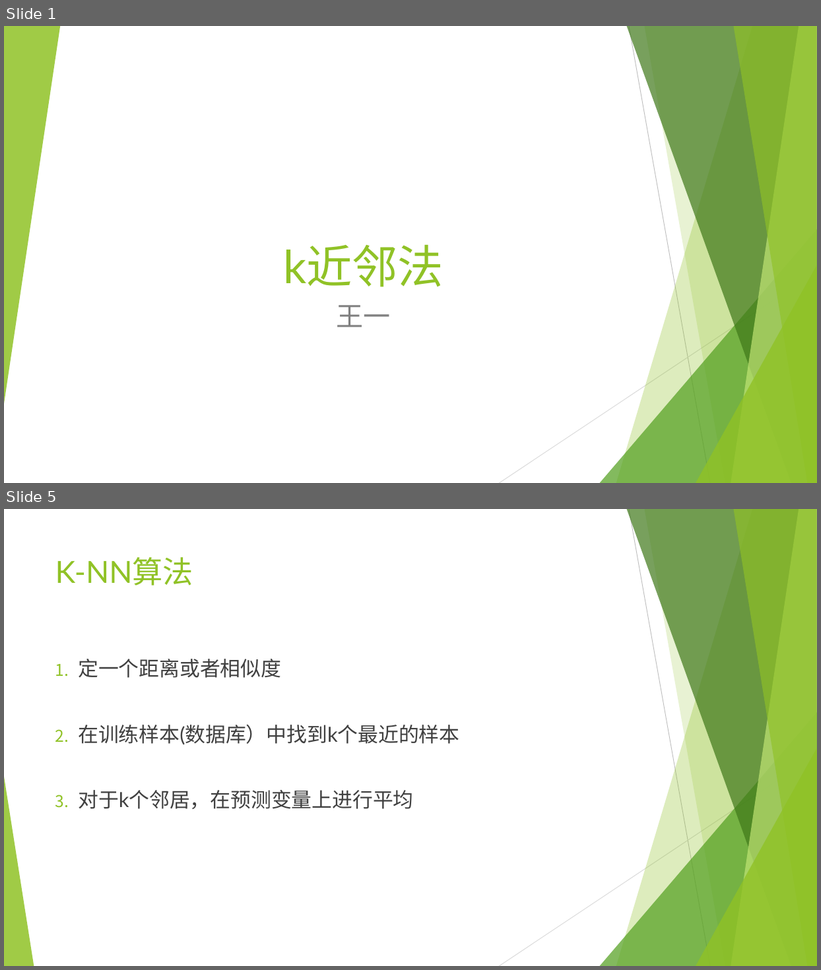
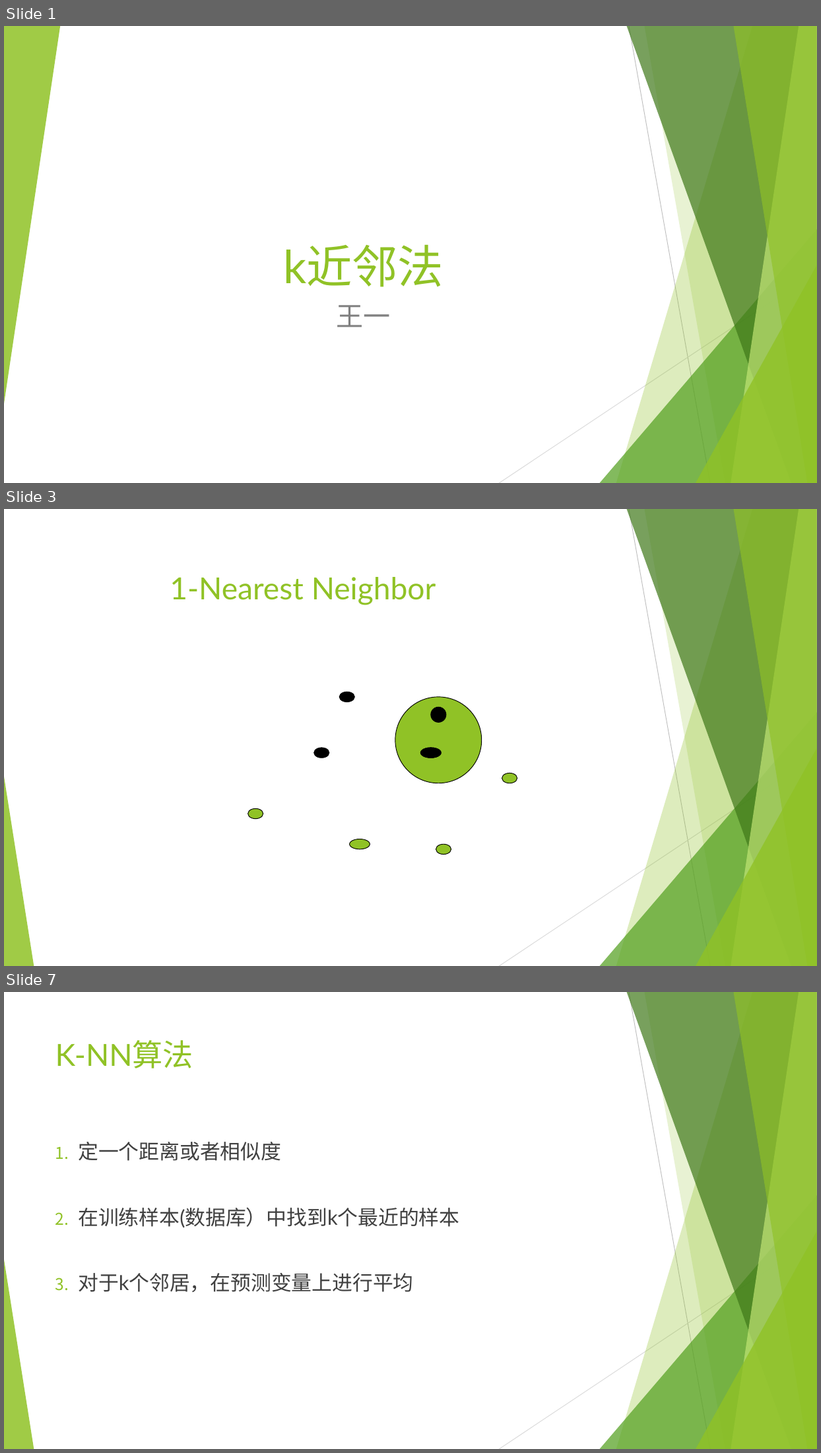
Before and after one commit to wangyi-fudan/BIOL130173, a slide deck: 6_k近邻法.pptx. Shown one above the other, each under a label of ours: slides 1 and 5 before the commit, slides 1, 3 and 7 after it; the slides between them are not shown. The pictures are 821x970 and 821x1453 pixels, drawn with LibreOffice and Linux fonts; fonts in the diff are those of the drawing. Boxes give left, top, right and bottom in pixels: in the first picture for what was removed or moved away, otherwise in the second. Text is boxed around its words. In the diff, an @@ line names an element or a change of style, - is before the commit and + after.

```diff
--- a/6_k近邻法.pptx
+++ b/6_k近邻法.pptx
@@ slide 3 added at (4,509,817,966), background #FFFFFF; not listed: 10 template elements that a slide beside it also shows @@
@@ title added at (170,577,436,605), 36 pt, text #90C226 @@
+1-Nearest Neighbor
@@ ellipse added at (339,692,354,702), fill #000000, outline #000000 0.75 pt @@
@@ ellipse added at (395,697,482,784), fill #90C226, outline #000000 0.75 pt @@
@@ ellipse added at (431,707,446,722), fill #000000, outline #000000 0.75 pt @@
@@ ellipse added at (314,748,329,758), fill #000000, outline #000000 0.75 pt @@
@@ ellipse added at (420,748,441,758), fill #90C226, outline #000000 0.75 pt @@
@@ ellipse added at (420,748,441,758), fill #000000, outline #000000 0.75 pt @@
@@ ellipse added at (502,773,517,784), fill #90C226, outline #000000 0.75 pt @@
@@ ellipse added at (248,809,263,819), fill #90C226, outline #000000 0.75 pt @@
@@ ellipse added at (350,840,370,850), fill #90C226, outline #000000 0.75 pt @@
@@ ellipse added at (436,844,451,855), fill #90C226, outline #000000 0.75 pt @@
@@ what was slide 5 is now slide 7 @@
```
Also in this commit, not shown: 3 slides changed, 8 other slides added, 1 slide removed.
